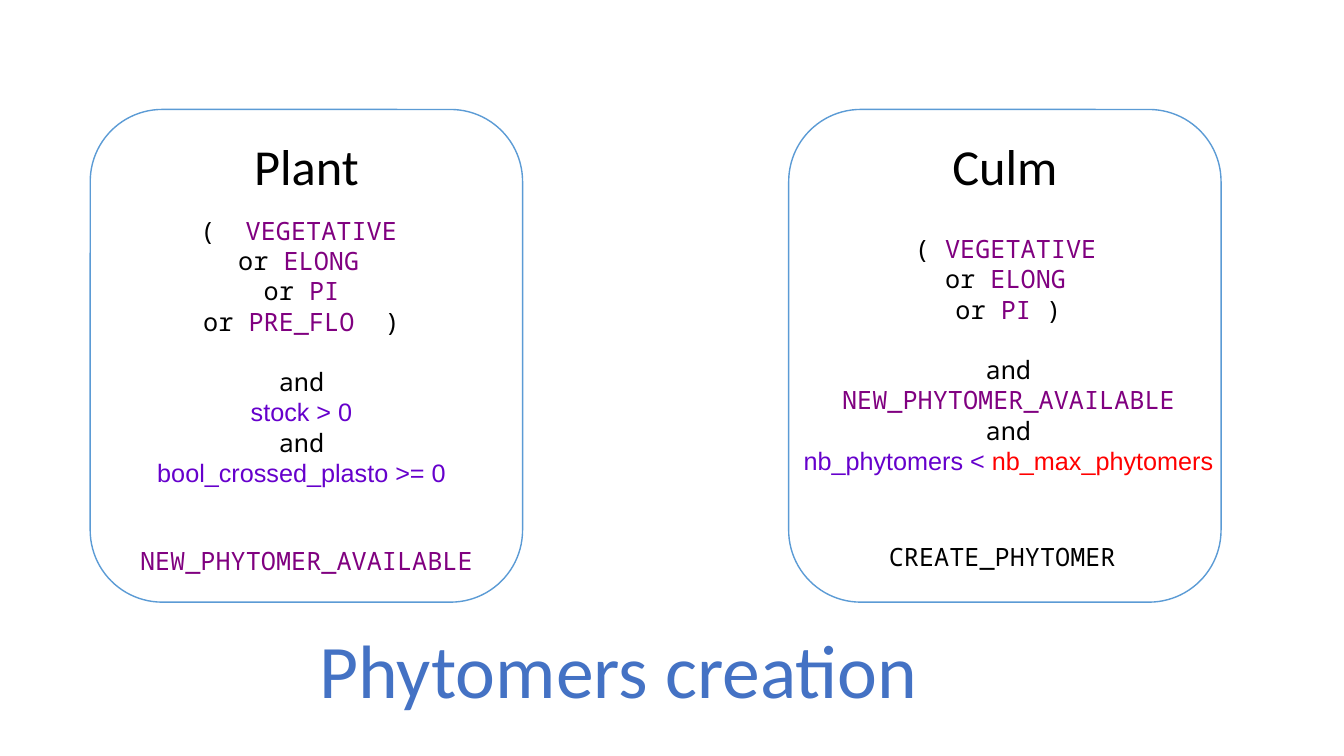
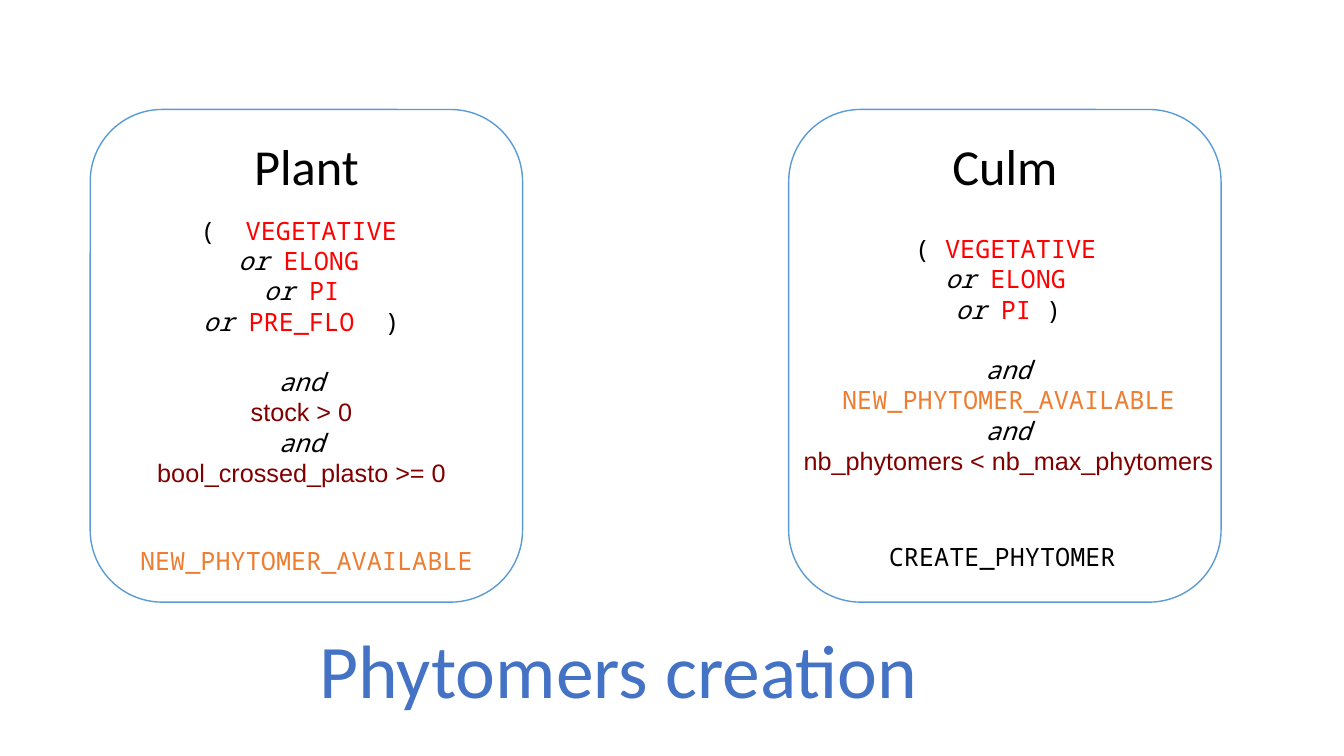
Before and after one commit to PAMDeveloper/Ecomeristem_2, a slide deck: slide 6 of doc/Phenology.pptx (slide 5 before the commit). Drawn at 1344x756 pixels with LibreOffice and Linux fonts; fonts in the diff are those of the drawing. Boxes give left, top, right and bottom in pixels: in the first picture for what was removed or moved away, otherwise in the second. Text is boxed around its words. In the diff, an @@ line names an element or a change of style, - is before the commit and + after.

```diff
--- a/doc/Phenology.pptx
+++ b/doc/Phenology.pptx
@@ text "( VEGETATIVE" at (157, 221, 446, 488): text colour #800080 to #FF0000 in "VEGETATIVE", "ELONG", "PI", "PRE_FLO"; italic on in "or", "or", "or", "and" and 1 more places; text colour #6600CC to #800000 in "stock > 0", "bool_crossed_plasto >= 0" @@
@@ text "( VEGETATIVE" at (804, 239, 1213, 476): text colour #800080 to #FF0000 in "VEGETATIVE", "ELONG", "PI"; italic on in "or", "or", "and", "and"; text colour #800080 to #ED7D31 in "NEW_PHYTOMER_AVAILABLE"; text colour #6600CC to #800000 in "nb_phytomers <"; text colour #FF0000 to #800000 in "nb_max_phytomers" @@
@@ text "NEW_PHYTOMER_AVAILABLE" at (140, 551, 473, 574): text colour #800080 to #ED7D31 @@
```
Also in this commit, not shown: 4 other slides changed, 1 slide added.
